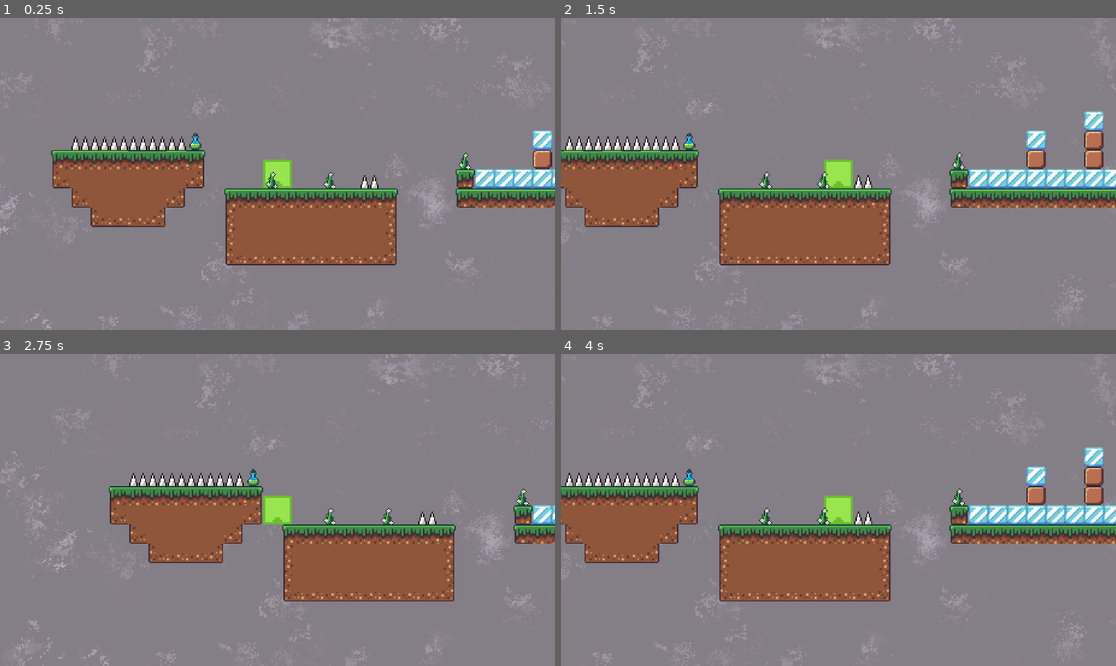
Above: before the commit, frames 1-4 (two rows, left to right).
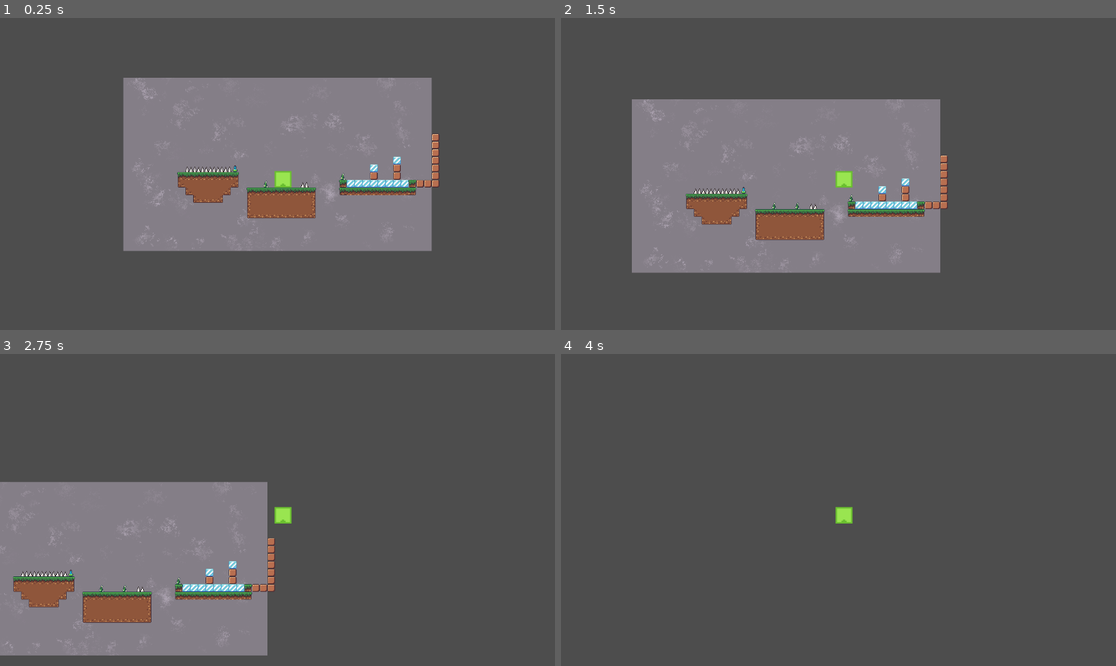
Above: after the commit, the same moments.

Repository: Lazaros-K/Mountain-game
Game: Godot game, scene res://player_system/test_level_player.tscn
Same seed, same stepped clock (60 frames per second), same inputs: the game is played once before the commit and once after it. Before the commit the project starts from res://world_map/tile_system/test/test_maps/test_level.tscn.
Inputs:
- Up to frame 1 (0.25 s): no input
- Up to frame 2 (1.5 s): tap Enter at 0.5 s; hold D (right) from 0.53 s (still down); tap Space (jump) at 0.6, 0.77, 1.07, 1.35 s
- Up to frame 3 (2.75 s): tap Space (jump) at 1.52, 1.82, 2.1 s; release D (right) at 2.03 s; hold A (left) from 2.03 s (still down)
- Up to frame 4 (4 s): release A (left) at 2.78 s; hold D (right) from 2.78 s (still down); tap Space (jump) at 2.85, 3.02, 3.32, 3.6, 3.77 s

The runs differ from the first frame. In frame 1, 80% of the frame differs, in the area x 0-100%, y 0-100%; in frame 2, 80%; in frame 3, 82%; in frame 4, 100%.

Commit message:
Basic Movement
Θέλει να ρυθμιστούν κάποια πράγματα ακόμη

Diff:
--- /dev/null
+++ b/player_system/player.gd
@@ -0,0 +1,78 @@
+#character class owns the physics body
+#and all movement rules it only receives a player command and acts accordingly
+#extends CharacterBody2D so Godot handles collision detection and
+#move_and_slide() for us
+class_name Player
+extends CharacterBody2D
+
+const GROUND_ACCELERATION: float = 800.0
+const MAX_GROUND_SPEED: float = 300.0
+
+#friction applied when no directional input is given on the ground
+#higher = stops faster
+const GROUND_FRICTION: float = 1200.0
+const BASE_JUMP_VELOCITY: float = 300.0
+const JUMP_SPEED_SCALE: float = 0.6
+const GRAVITY: float = 900.0
+
+#player movement control in air
+const AIR_CONTROL_FORCE: float = 120.0
+
+#maximum speed the air control nudge can add in any direction.
+#prevents air control from completely overriding the initial jump arc
+const AIR_CONTROL_MAX_CONTRIBUTION: float = 80.0
+
+var _on_floor: bool = false
+
+#cmd is a filled playercommand describing what the player wants
+func apply_command(cmd: PlayerCommand) ->void:
+	print("apply_command: on_floor=", is_on_floor(), " vel=", velocity)
+	_on_floor = is_on_floor()
+	if _on_floor:
+		_process_ground(cmd)
+	else:
+		_process_air(cmd)
+	velocity.y+= GRAVITY * get_physics_process_delta_time()
+	move_and_slide()
+
+func _process_ground(cmd: PlayerCommand) -> void:
+	var dt: float = get_physics_process_delta_time()
+
+	if cmd.move_direction !=0.0:
+		#accelerate toward the desired direction without overshooting max ground speed
+		velocity.x = move_toward(
+			velocity.x,
+			cmd.move_direction*MAX_GROUND_SPEED,
+			GROUND_ACCELERATION*dt
+			)
+	else:
+		velocity.x= move_toward(velocity.x,0.0,GROUND_FRICTION*dt)
+
+	if cmd.jump_pressed:
+		_start_jump()
+
+func _start_jump() -> void:
+	var speed_bonus: float = abs(velocity.x)*JUMP_SPEED_SCALE
+	velocity.y=-(BASE_JUMP_VELOCITY+speed_bonus)
+
+func _process_air(cmd :PlayerCommand)->void:
+	var dt: float = get_physics_process_delta_time()
+	#apply a small horizontal nudge in the air control direction
+	#clamp prevents the air-control contribution from exceeding its cap
+	#so the initial jump arc stays dominant
+	if cmd.air_horizontal !=0.0:
+		var nudge: float = cmd.air_horizontal*AIR_CONTROL_FORCE*dt
+		velocity.x= clamp(
+			velocity.x + nudge,
+			-MAX_GROUND_SPEED-AIR_CONTROL_MAX_CONTRIBUTION,
+			MAX_GROUND_SPEED+AIR_CONTROL_MAX_CONTRIBUTION
+		)
+
+	#if cmd.air_vertical != 0.0:
+		#var v_nudge: float = cmd.air_vertical*AIR_CONTROL_FORCE*dt
+		#velocity.y+=v_nudge
+func _ready() -> void:
+	print("Player node READY")
+
+func _physics_process(delta: float) -> void:
+	print("Player _physics_process running")
--- /dev/null
+++ b/player_system/player.tscn
@@ -0,0 +1,27 @@
+[gd_scene format=3 uid="uid://mgsa7rk4qi2v"]
+
+[ext_resource type="Script" uid="uid://cgb38tdclsu2q" path="res://player_system/player.gd" id="1_wy6mp"]
+[ext_resource type="Script" uid="uid://dy3h5kfjb2a5v" path="res://player_system/player_controller.gd" id="2_7hel7"]
+[ext_resource type="Texture2D" uid="uid://da5w4otyv637j" path="res://characters/test_character/assets/green_text.png" id="2_rxy2n"]
+
+[sub_resource type="RectangleShape2D" id="RectangleShape2D_epa1b"]
+size = Vector2(35, 33)
+
+[node name="Player" type="CharacterBody2D" unique_id=93465002]
+script = ExtResource("1_wy6mp")
+
+[node name="Sprite2D" type="Sprite2D" parent="." unique_id=825268519]
+position = Vector2(11.5, 11)
+scale = Vector2(2.9166667, 2.8333333)
+texture = ExtResource("2_rxy2n")
+
+[node name="CollisionShape2D" type="CollisionShape2D" parent="." unique_id=102656358]
+position = Vector2(11.5, 11.5)
+shape = SubResource("RectangleShape2D_epa1b")
+
+[node name="Camera2D" type="Camera2D" parent="." unique_id=1732409156]
+
+[node name="PlayerController" type="Node" parent="." unique_id=888086019 node_paths=PackedStringArray("player")]
+script = ExtResource("2_7hel7")
+player = NodePath("..")
+metadata/_custom_type_script = "uid://dy3h5kfjb2a5v"
--- /dev/null
+++ b/player_system/player2.tscn
@@ -0,0 +1,11 @@
+[gd_scene format=3 uid="uid://b5qa7wo7e48f3"]
+
+[ext_resource type="Script" uid="uid://dy3h5kfjb2a5v" path="res://player_system/player_controller.gd" id="1_k3hp1"]
+[ext_resource type="Script" uid="uid://cgb38tdclsu2q" path="res://player_system/player.gd" id="1_px27m"]
+
+[node name="Player" type="CharacterBody2D" unique_id=722330409]
+script = ExtResource("1_px27m")
+
+[node name="PlayerController" type="Node" parent="." unique_id=396714981]
+script = ExtResource("1_k3hp1")
+metadata/_custom_type_script = "uid://dy3h5kfjb2a5v"
--- /dev/null
+++ b/player_system/player_command.gd
@@ -0,0 +1,13 @@
+#plain container that passes datat from the controller to the player every physics frame
+class_name PlayerCommand
+extends Resource
+
+#horizontal intent [-1.0,1.0] -> left,right
+var move_direction: float = 0.0
+
+#true only when jyst pressed not held
+var jump_pressed: bool = false
+
+#same as move but less impact
+var air_horizontal: float = 0.0
+var air_vertical: float = 0.0
--- /dev/null
+++ b/player_system/player_controller.gd
@@ -0,0 +1,33 @@
+#reads input and translates to playercommand
+class_name PlayerController
+extends Node
+
+@export var player: Player
+
+const ACTION_LEFT :="left"
+const ACTION_RIGHT :="right"
+const ACTION_JUMP :="jump"
+const ACTION_AIR_UP :="up"
+const ACTION_AIR_DOWN :="down"
+
+var _cmd: PlayerCommand = PlayerCommand.new()
+
+func _physics_process(_delta: float) ->void:
+	print("controller running, player=", player)
+	if player == null:
+		push_warning("PlayerController: no player node assigned")
+		return
+
+	_read_input()
+	player.apply_command(_cmd)
+
+func _read_input() -> void:
+	#reset command to neutral state before reading this frame
+	_cmd.move_direction = 0.0
+	_cmd.jump_pressed = false
+	_cmd.air_horizontal = 0.0
+	# _cmd.air_vertical = 0.0
+	_cmd.move_direction = Input.get_axis(ACTION_LEFT,ACTION_RIGHT)
+	_cmd.jump_pressed = Input.is_action_just_pressed("jump")
+	_cmd.air_horizontal = _cmd.move_direction
+	_cmd.air_vertical = Input.get_axis(ACTION_AIR_UP,ACTION_AIR_DOWN)
--- a/player_system/test_level_player.tscn
+++ b/player_system/test_level_player.tscn
@@ -1,20 +1,16 @@
-[gd_scene format=3 uid="uid://bnnt7nebeqsyg"]
+[gd_scene format=3 uid="uid://d2hgef0evy68n"]
 
 [ext_resource type="Texture2D" uid="uid://bjjqc77snl0yo" path="res://world_map/assets/grey_bg.png" id="1_d2qkx"]
-[ext_resource type="PackedScene" uid="uid://l8segejsovjy" path="res://characters/test_character/charcter.tscn" id="2_uqnio"]
+[ext_resource type="Script" uid="uid://ckd33y7jnpale" path="res://world_map/tile_system/TileMapManager.gd" id="1_uqnio"]
 [ext_resource type="PackedScene" uid="uid://c85j1xjfj4wlb" path="res://world_map/map_fragments/map_fragment_template.tscn" id="3_aoyr2"]
+[ext_resource type="PackedScene" uid="uid://mgsa7rk4qi2v" path="res://player_system/player.tscn" id="3_d2qkx"]
 
 [node name="test_level" type="Node2D" unique_id=392777027]
+script = ExtResource("1_uqnio")
 
 [node name="background" type="Sprite2D" parent="." unique_id=1342171354]
 texture = ExtResource("1_d2qkx")
 
-[node name="test_character" parent="." unique_id=109764833 node_paths=PackedStringArray("current_map_fragment") instance=ExtResource("2_uqnio")]
-position = Vector2(-20, 36)
-current_map_fragment = NodePath("../TileMap")
-fly = true
+[node name="TileMap" parent="." unique_id=578587331 instance=ExtResource("3_aoyr2")]
 
-[node name="Camera2D" type="Camera2D" parent="test_character" unique_id=874370524]
-zoom = Vector2(2.5, 2.5)
-
-[node name="TileMap" parent="." unique_id=578587331 instance=ExtResource("3_aoyr2")]
+[node name="Player" parent="." unique_id=93465002 instance=ExtResource("3_d2qkx")]
--- a/project.godot
+++ b/project.godot
@@ -11,7 +11,7 @@
 [application]
 
 config/name="Mountain-game"
-run/main_scene="uid://bjrt5fniapph4"
+run/main_scene="uid://d2hgef0evy68n"
 config/features=PackedStringArray("4.6", "Forward Plus")
 config/icon="res://icon.svg"
 
Not shown, added: player_system/player.gd.uid
Not shown, added: player_system/player_command.gd.uid
Not shown, added: player_system/player_controller.gd.uid
